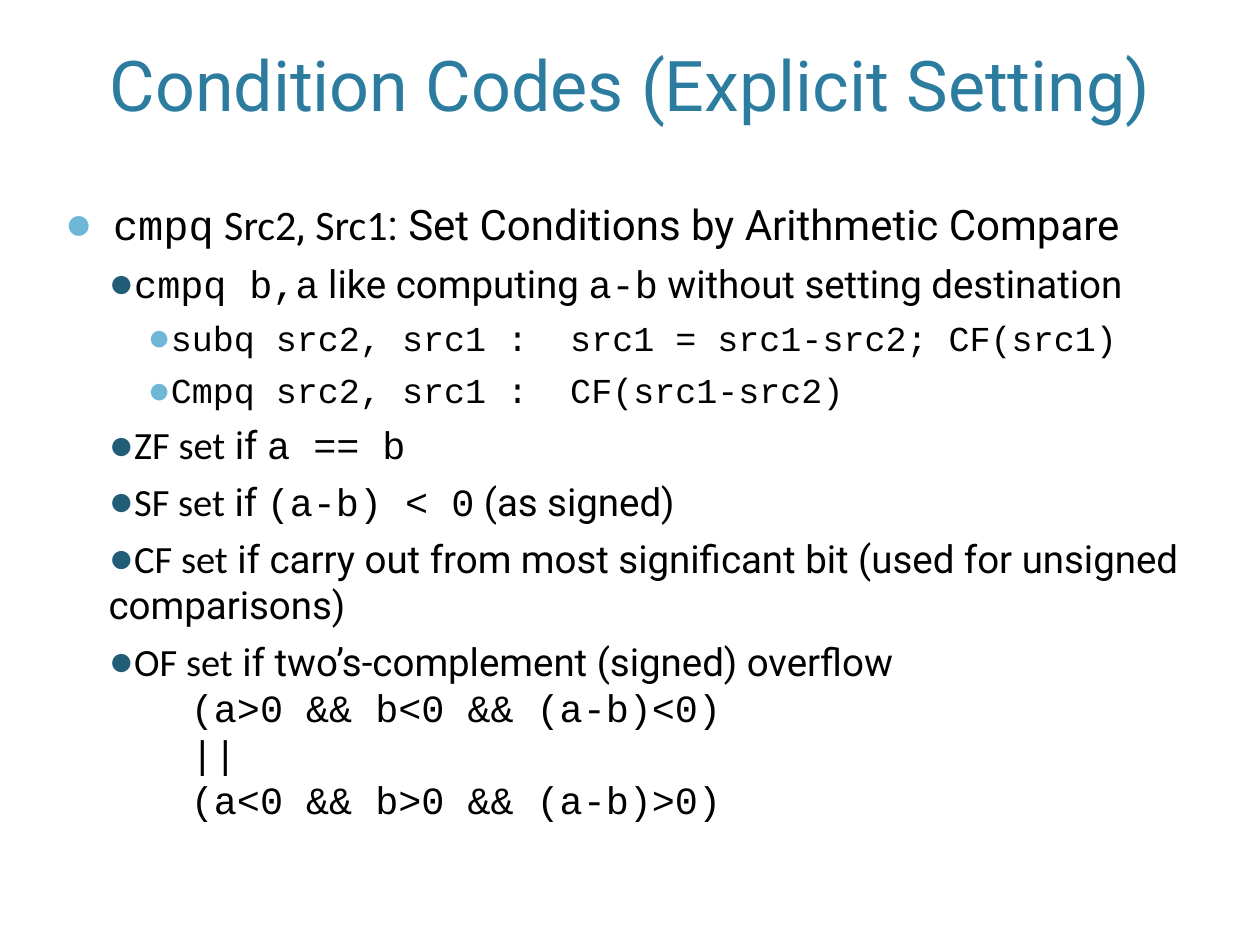
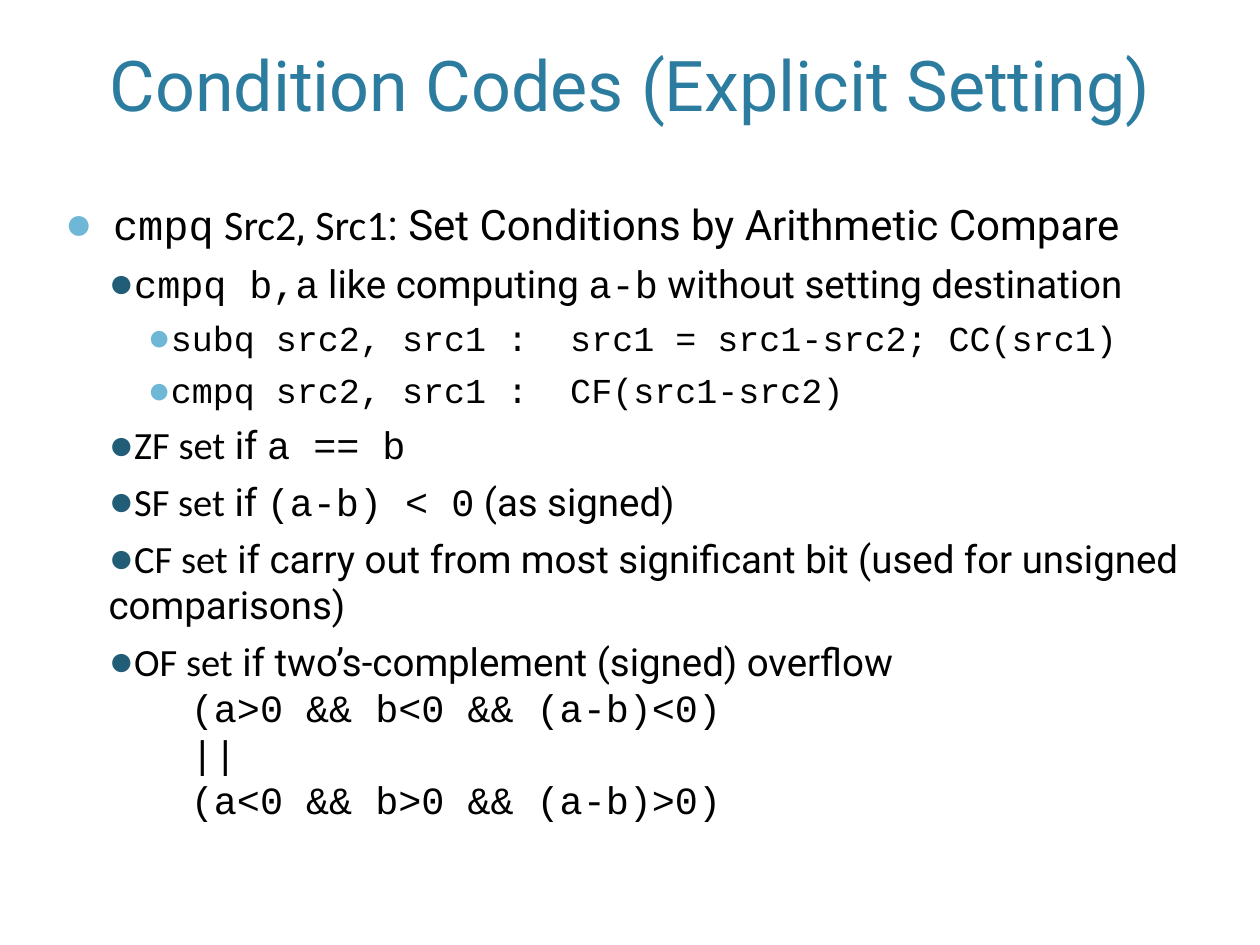
Before and after one commit to pdownen/pdownen.github.io, a slide deck: slide 4 of courses/24S/Assembly/notes/06_x86_control.pptx. Drawn at 1260x945 pixels with LibreOffice and Linux fonts; fonts in the diff are those of the drawing; background and template pictures are left out. Boxes give left, top, right and bottom in pixels: in the first picture for what was removed or moved away, otherwise in the second. Text is boxed around its words. In the diff, an @@ line names an element or a change of style, - is before the commit and + after.

```diff
--- a/courses/24S/Assembly/notes/06_x86_control.pptx
+++ b/courses/24S/Assembly/notes/06_x86_control.pptx
@@ text at (x1=171, y1=326, x2=1117, y2=411): text changed @@
-    ● subq src2, src1 : src1 = src1-src2; CF(src1)
-    ● Cmpq src2, src1 : CF(src1-src2)
+    ● subq src2, src1 : src1 = src1-src2; CC(src1)
+    ● cmpq src2, src1 : CF(src1-src2)
```
Also in this commit, not shown: 7 other slides changed.
